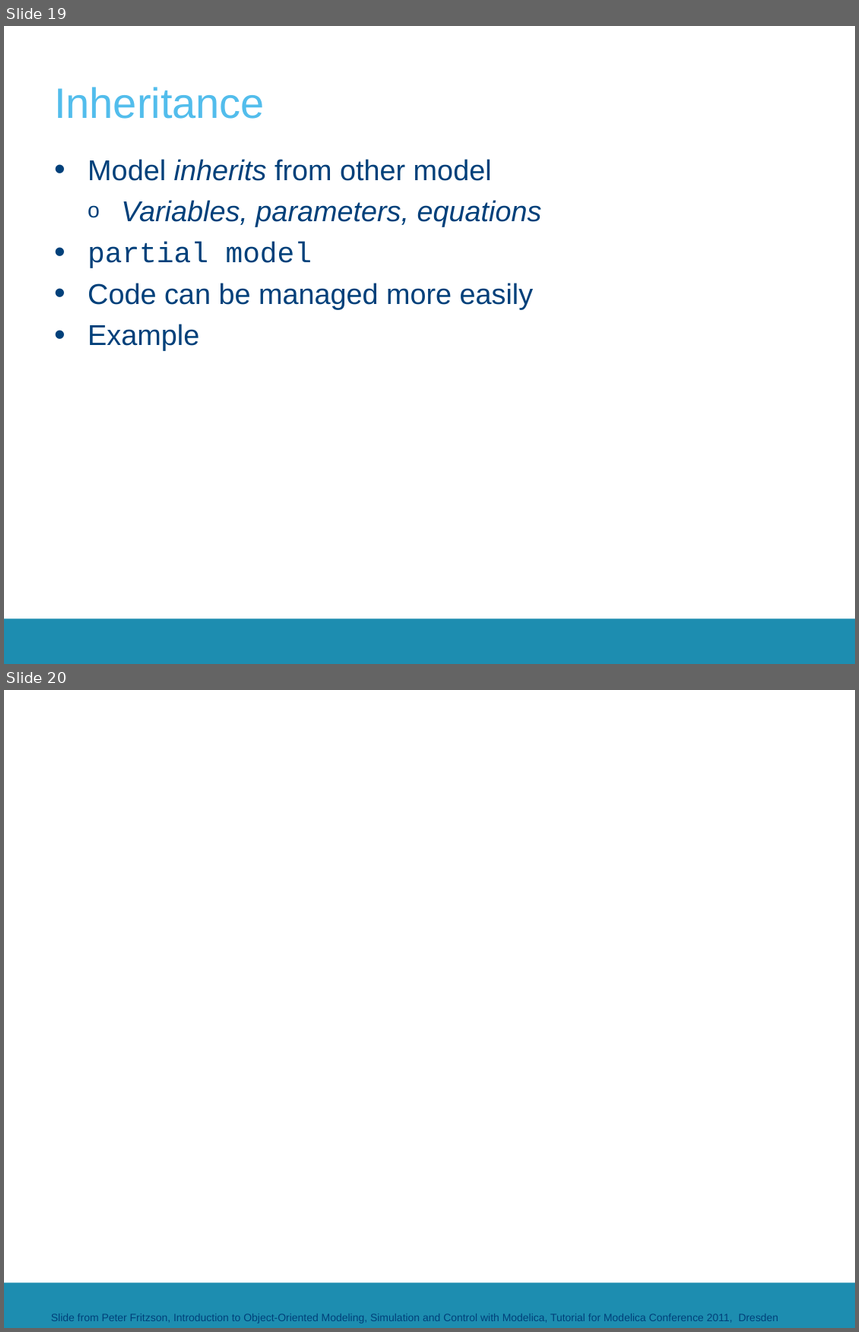
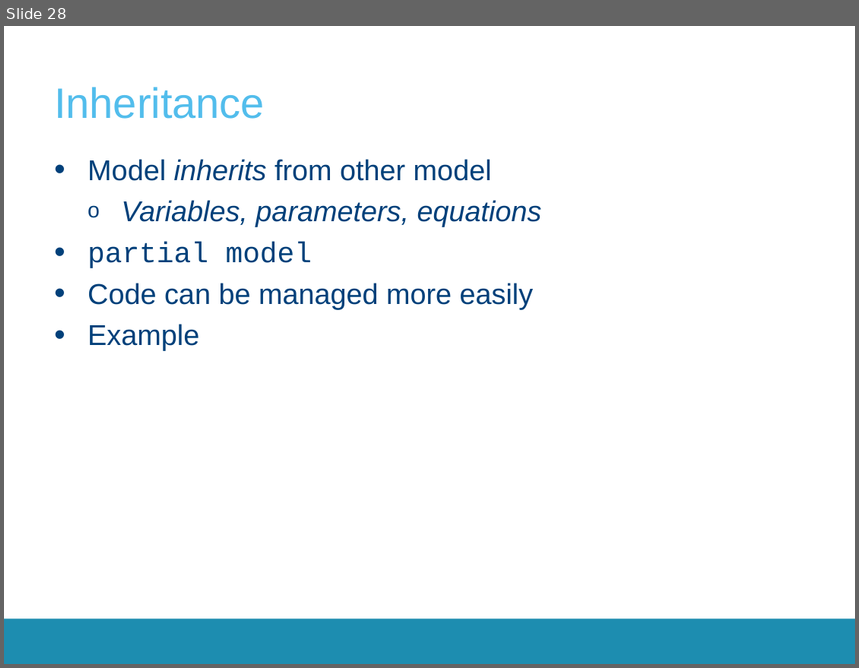
Before and after one commit to open-ideas/__CrashCourse__, a slide deck: 2017-2018/Presentations/CrashCourse_2016.pptx. Shown one above the other, each under a label of ours: slides 19 and 20 before the commit, slide 28 after it. The pictures are 859x1332 and 859x668 pixels, drawn with LibreOffice and Linux fonts; fonts in the diff are those of the drawing; background and template pictures are left out. Boxes give left, top, right and bottom in pixels: in the first picture for what was removed or moved away, otherwise in the second. Text is boxed around its words. In the diff, an @@ line names an element or a change of style, - is before the commit and + after.

Commit message:
Update slides

```diff
--- a/2017-2018/Presentations/CrashCourse_2016.pptx
+++ b/2017-2018/Presentations/CrashCourse_2016.pptx
@@ slide 20 removed at (4, 690, 855, 1328), background picture (left out); not listed: 1 template element that a slide beside it also shows @@
@@ text removed at (51, 1314, 779, 1324) @@
-Slide from Peter Fritzson, Introduction to Object-Oriented Modeling, Simulation and Control with Modelica, Tutorial for Modelica Conference 2011, Dresden
@@ what was slide 19 is now slide 28 @@
```
Also in this commit, not shown: 2 slides added, 3 other slides removed, 1 other file.
